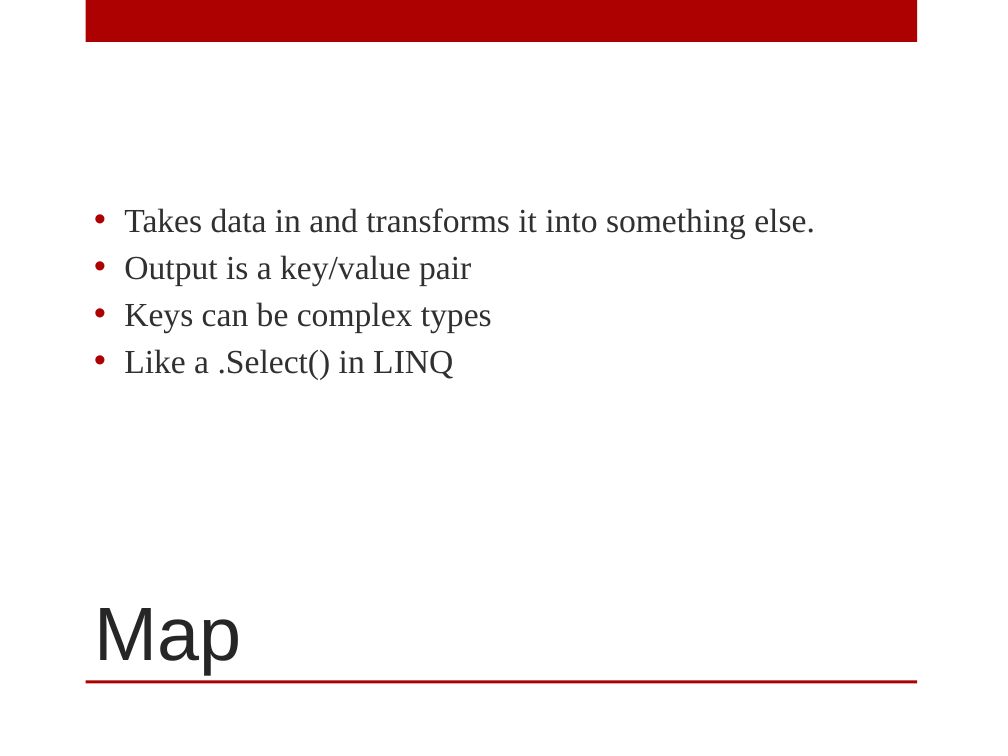
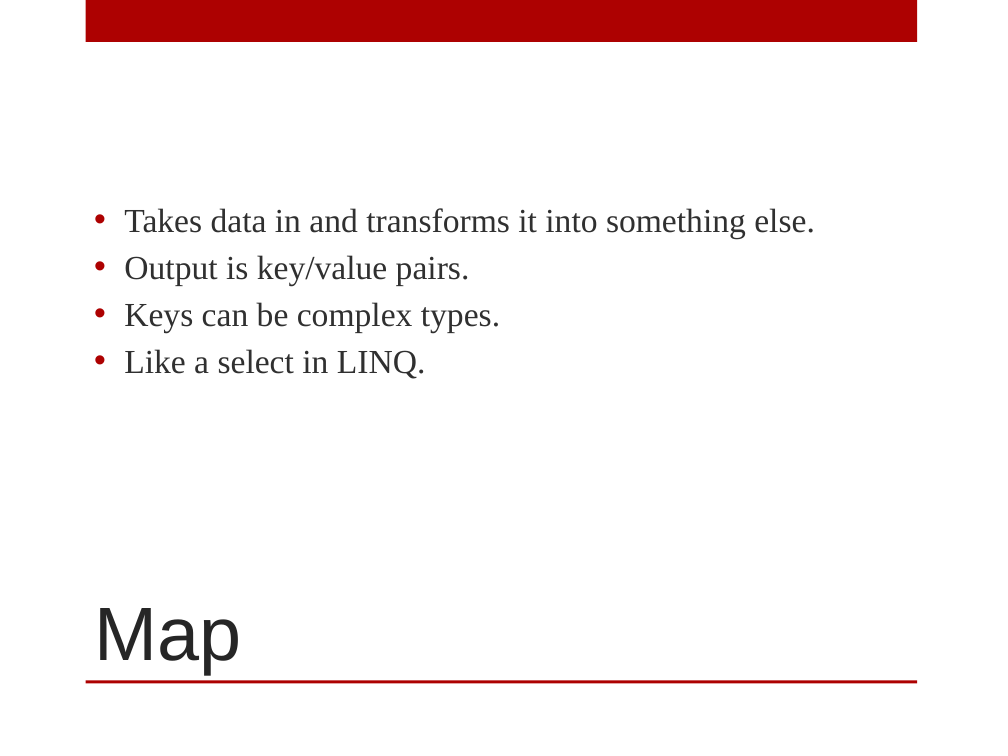
Before and after one commit to digitalBush/couch-samples, a slide deck: slide 24 of couchdb-talk-codestock.pptx. Drawn at 1008x756 pixels with LibreOffice and Linux fonts; fonts in the diff are those of the drawing. Boxes give left, top, right and bottom in pixels: in the first picture for what was removed or moved away, otherwise in the second. Text is boxed around its words. In the diff, an @@ line names an element or a change of style, - is before the commit and + after.

```diff
--- a/couchdb-talk-codestock.pptx
+++ b/couchdb-talk-codestock.pptx
@@ text at (124,255,500,379): text changed @@
-• Output is a key/value pair
-• Keys can be complex types
-• Like a .Select() in LINQ
+• Output is key/value pairs.
+• Keys can be complex types.
+• Like a select in LINQ.
```
